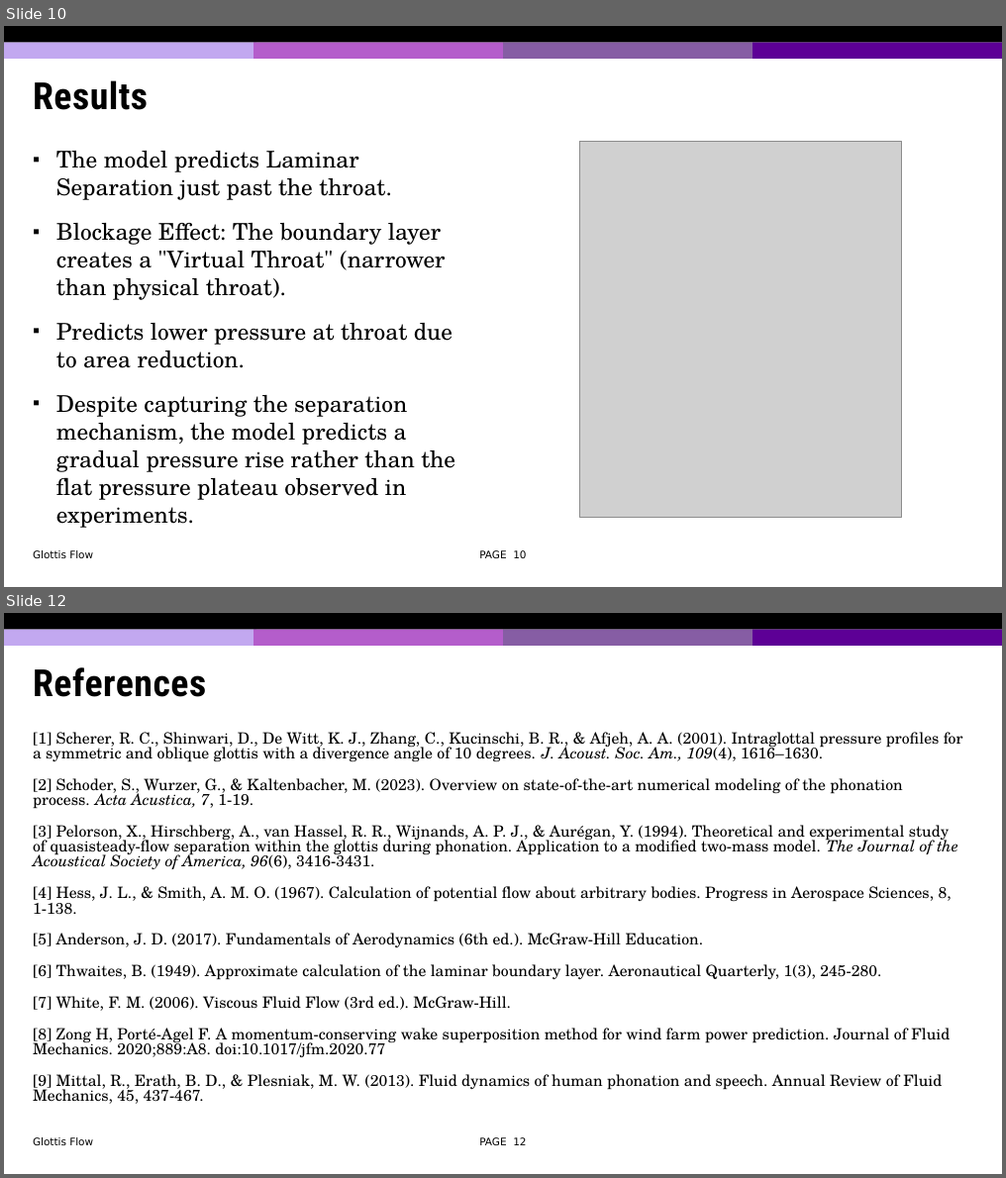
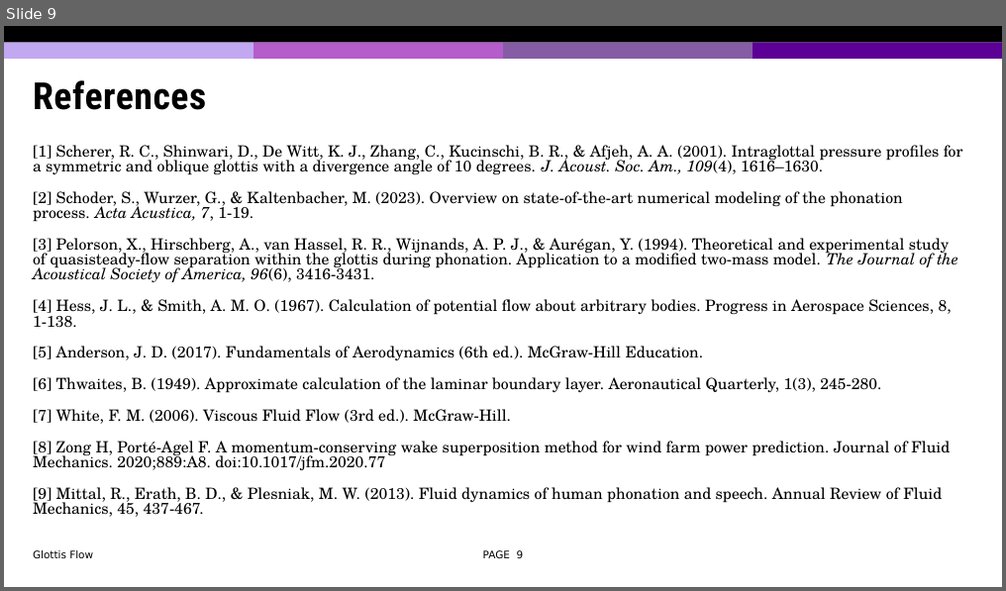
Before and after one commit to jiangdizhu/ME662-Project, a slide deck: ME662_Project_Presentation_JD.pptx. Shown one above the other, each under a label of ours: slides 10 and 12 before the commit, slide 9 after it; the slides between them are not shown. The pictures are 1006x1178 and 1006x591 pixels, drawn with LibreOffice and Linux fonts; fonts in the diff are those of the drawing; grey boxes stand for pictures; background and template pictures are left out. Boxes give left, top, right and bottom in pixels: in the first picture for what was removed or moved away, otherwise in the second. Text is boxed around its words. In the diff, an @@ line names an element or a change of style, - is before the commit and + after.

```diff
--- a/ME662_Project_Presentation_JD.pptx
+++ b/ME662_Project_Presentation_JD.pptx
@@ slide 10 removed at [4,26,1002,587], background #FFFFFF; not listed: 5 template elements that a slide beside it also shows @@
@@ title removed at [33,80,148,110] @@
-Results
@@ picture removed at [580,142,902,518] @@
@@ text removed at [56,151,455,528] @@
-▪ The model predicts Laminar Separation just past the throat.
-▪ Blockage Effect: The boundary layer creates a "Virtual Throat" (narrower than physical throat).
-▪ Predicts lower pressure at throat due to area reduction.
-▪ Despite capturing the separation mechanism, the model predicts a gradual pressure rise rather than the flat pressure plateau observed in experiments.
@@ text removed at [33,551,93,559] @@
-Glottis Flow
@@ page number removed at [479,551,526,559] @@
-PAGE 10
@@ what was slide 12 is now slide 9 @@
@@ page number at [483,551,524,559]: text changed @@
-PAGE 12
+PAGE 9
```
Also in this commit, not shown: 2 slides changed, 2 other slides removed, 1 other file.
